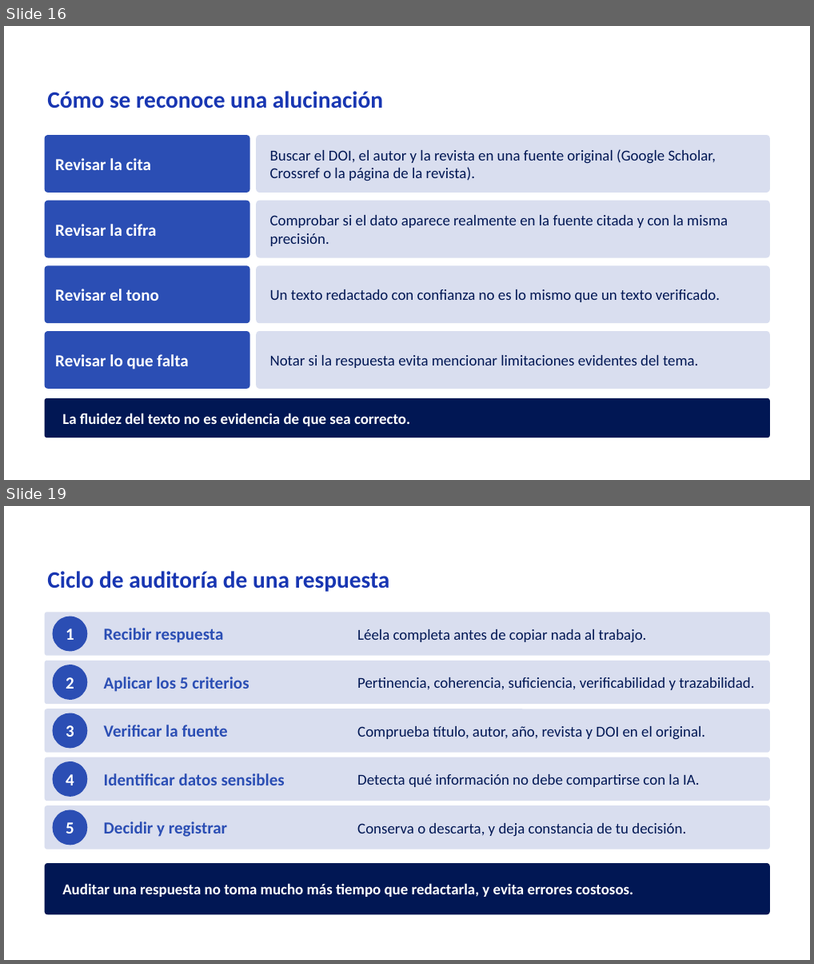
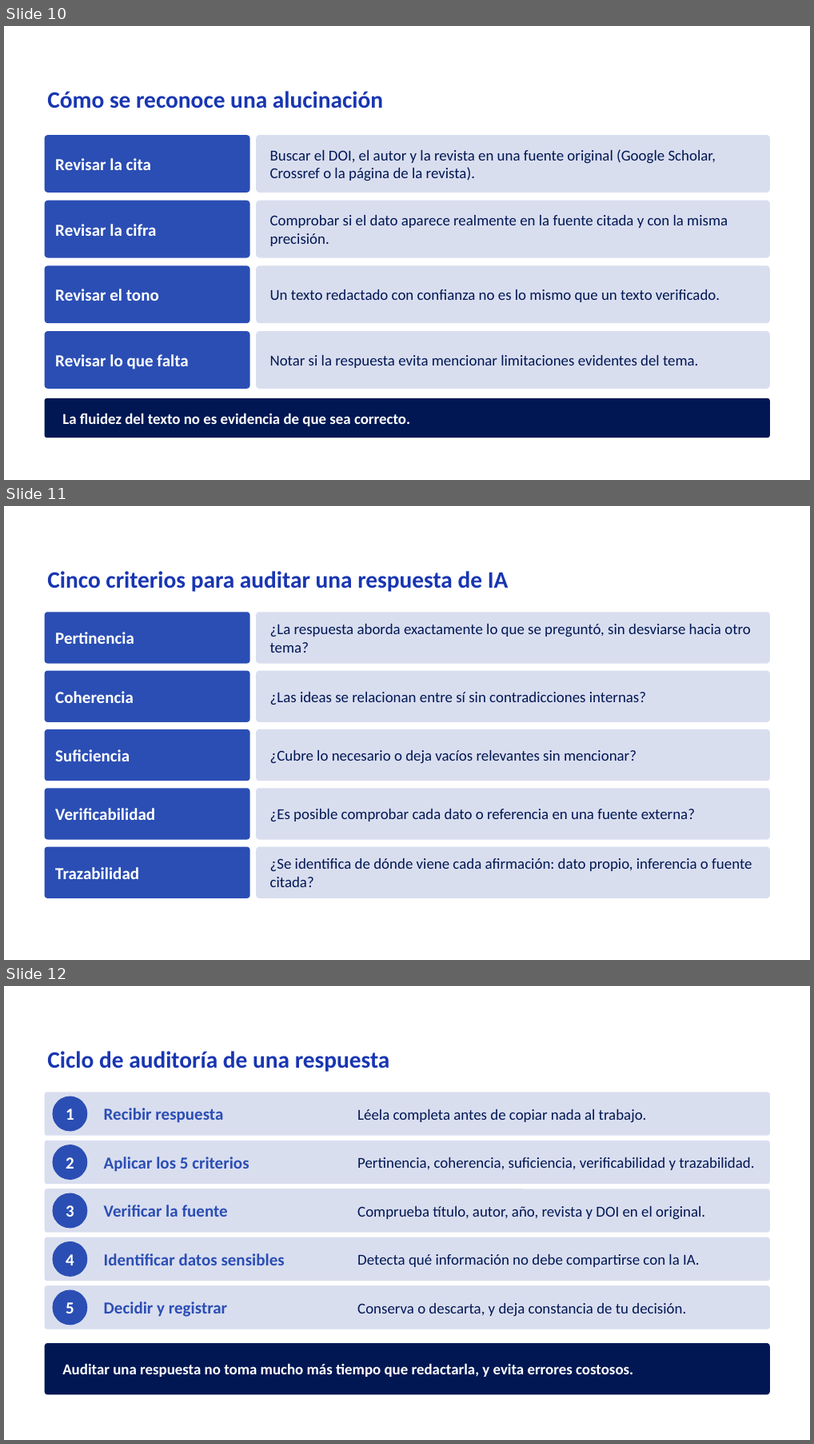
Before and after one commit to Rociosayan/analitica-empresarial-integrada, a slide deck: Sesion_03_mejorada.pptx. Shown one above the other, each under a label of ours: slides 16 and 19 before the commit, slides 10, 11 and 12 after it; the slides between them are not shown. The pictures are 814x964 and 814x1444 pixels, drawn with LibreOffice and Linux fonts; fonts in the diff are those of the drawing; background and template pictures are left out. Boxes give left, top, right and bottom in pixels: in the first picture for what was removed or moved away, otherwise in the second. Text is boxed around its words. In the diff, an @@ line names an element or a change of style, - is before the commit and + after.

```diff
--- a/Sesion_03_mejorada.pptx
+++ b/Sesion_03_mejorada.pptx
@@ slide 11 added at (4, 506, 810, 960), background picture (left out) @@
@@ text added at (47, 571, 509, 592), 28 pt, text #1836B2, bold @@
+Cinco criterios para auditar una respuesta de IA
@@ rounded rectangle added at (45, 612, 250, 664), fill #2B4EB4 @@
@@ rounded rectangle added at (256, 612, 770, 664), fill #D9DEEF @@
@@ text added at (270, 624, 751, 652), 18 pt, text #011754 @@
+¿La respuesta aborda exactamente lo que se preguntó, sin desviarse hacia otro tema?
@@ text added at (55, 632, 134, 644), 20 pt, text #FFFFFF, bold @@
+Pertinencia
@@ rounded rectangle added at (45, 671, 250, 722), fill #2B4EB4 @@
@@ rounded rectangle added at (256, 671, 770, 722), fill #D9DEEF @@
@@ text added at (55, 691, 134, 703), 20 pt, text #FFFFFF, bold @@
+Coherencia
@@ text added at (270, 692, 646, 704), 18 pt, text #011754 @@
+¿Las ideas se relacionan entre sí sin contradicciones internas?
@@ rounded rectangle added at (45, 729, 250, 780), fill #2B4EB4 @@
@@ rounded rectangle added at (256, 729, 770, 780), fill #D9DEEF @@
@@ text added at (55, 749, 130, 761), 20 pt, text #FFFFFF, bold @@
+Suficiencia
@@ text added at (270, 750, 637, 763), 18 pt, text #011754 @@
+¿Cubre lo necesario o deja vacíos relevantes sin mencionar?
@@ rounded rectangle added at (45, 788, 250, 840), fill #2B4EB4 @@
@@ rounded rectangle added at (256, 788, 770, 840), fill #D9DEEF @@
@@ text added at (55, 808, 155, 820), 20 pt, text #FFFFFF, bold @@
+Verificabilidad
@@ text added at (270, 808, 695, 821), 18 pt, text #011754 @@
+¿Es posible comprobar cada dato o referencia en una fuente externa?
@@ rounded rectangle added at (45, 847, 250, 898), fill #2B4EB4 @@
@@ rounded rectangle added at (256, 847, 770, 898), fill #D9DEEF @@
@@ text added at (270, 858, 752, 887), 18 pt, text #011754 @@
+¿Se identifica de dónde viene cada afirmación: dato propio, inferencia o fuente citada?
@@ text added at (55, 867, 139, 879), 20 pt, text #FFFFFF, bold @@
+Trazabilidad
@@ what was slide 16 is now slide 10 @@
@@ what was slide 19 is now slide 12 @@
```
Also in this commit, not shown: 2 slides changed, 13 slides removed.
